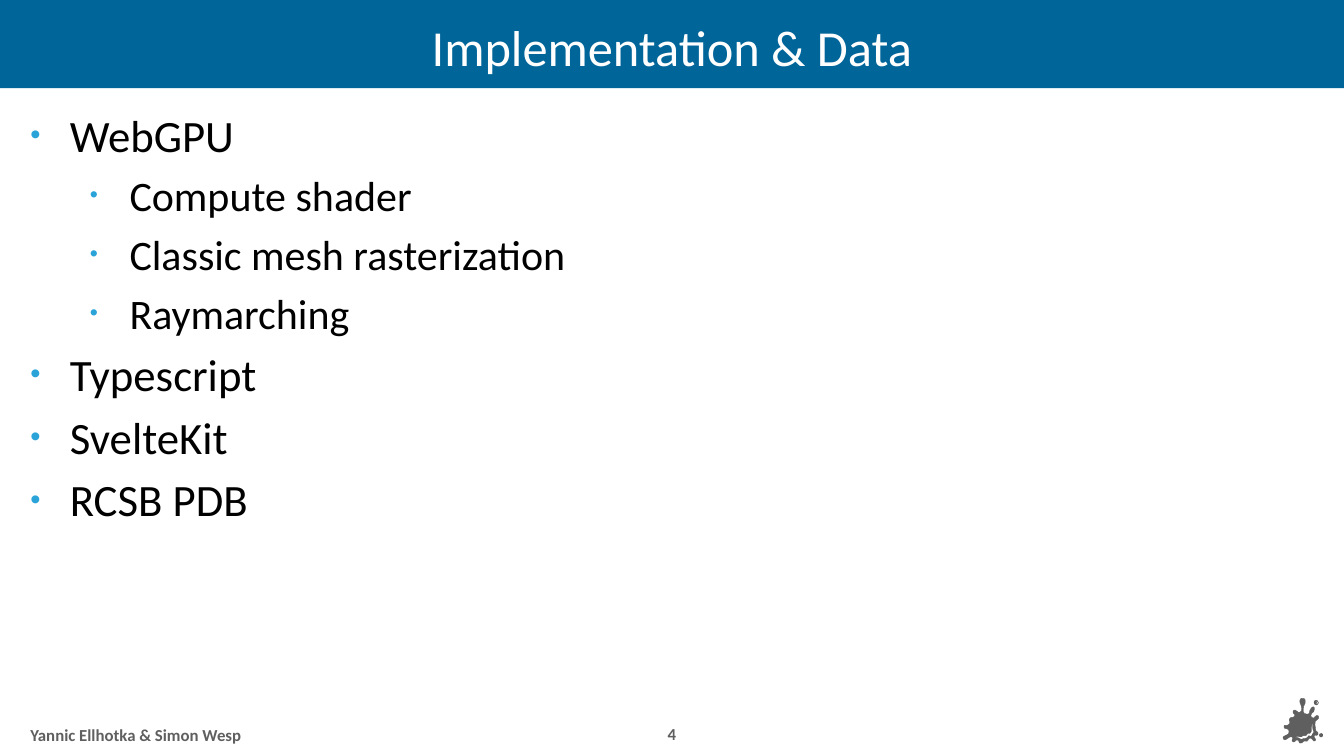
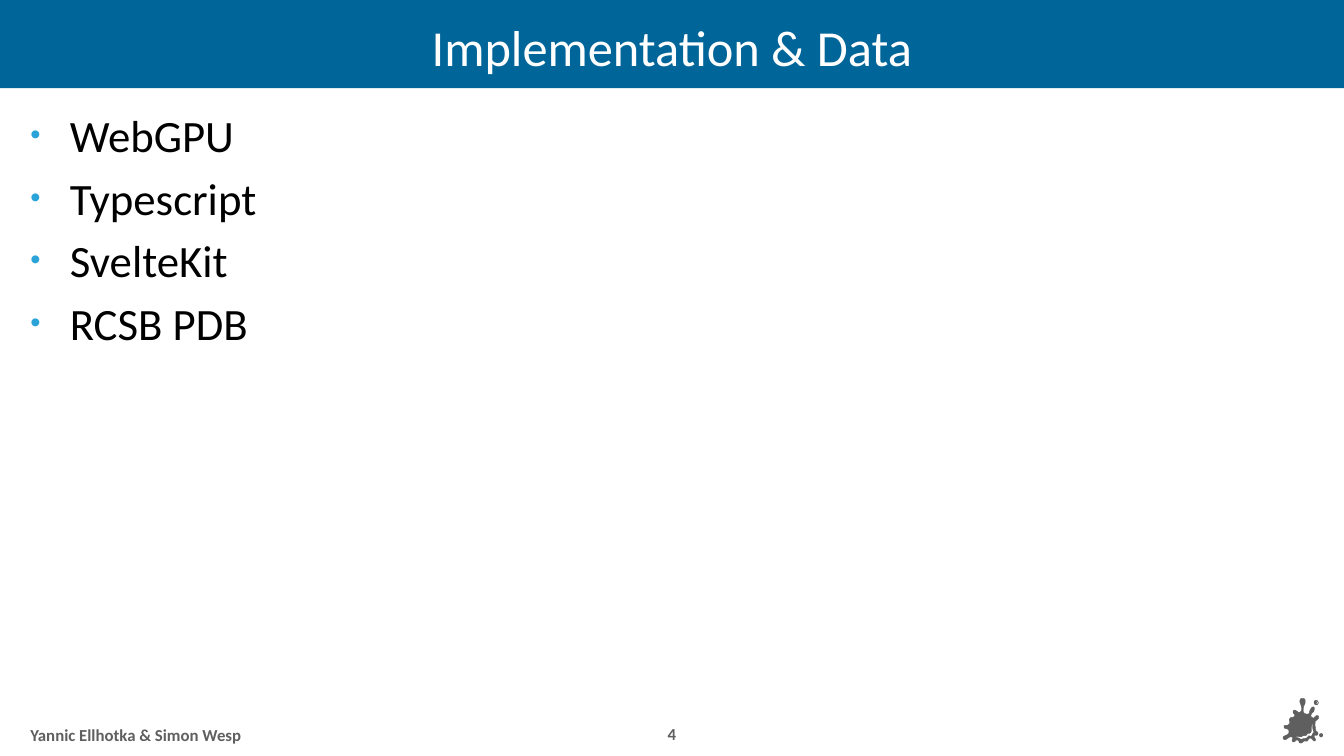
Before and after one commit to YannicEl/Vis2-RTVis-2024WS, a slide deck: slide 4 of presentation 2/slides.pptx. Drawn at 1344x756 pixels with LibreOffice and Linux fonts; fonts in the diff are those of the drawing; background and template pictures are left out. Boxes give left, top, right and bottom in pixels: in the first picture for what was removed or moved away, otherwise in the second. Text is boxed around its words. In the diff, an @@ line names an element or a change of style, - is before the commit and + after.

```diff
--- a/presentation 2/slides.pptx
+++ b/presentation 2/slides.pptx
@@ text at (130,182,565,337): paragraphs removed @@
-  • Compute shader
-  • Classic mesh rasterization
-  • Raymarching
```
Also in this commit, not shown: 3 other slides changed, 4 other files.
